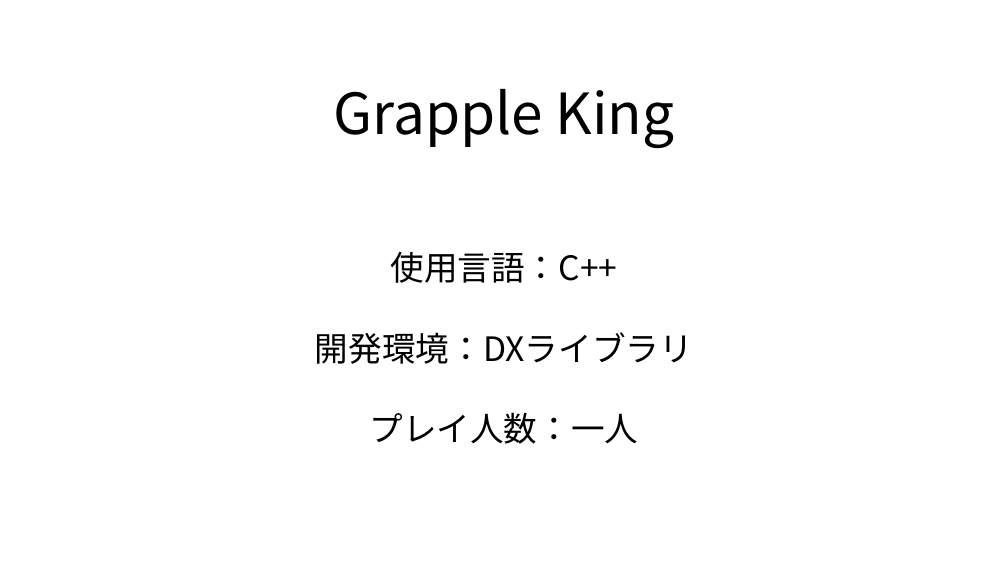
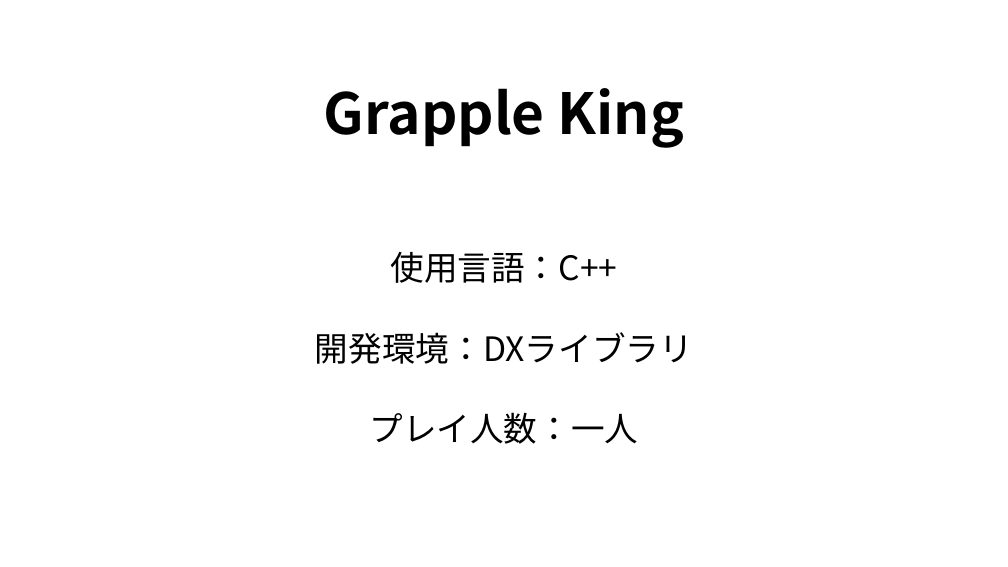
Before and after one commit to ysyudai/GrappleKing, a slide deck: slide 1 of 企画書_GrappleKing_瀬戸雄大.pptx. Drawn at 1008x567 pixels with LibreOffice and Linux fonts; fonts in the diff are those of the drawing. Boxes give left, top, right and bottom in pixels: in the first picture for what was removed or moved away, otherwise in the second. Text is boxed around its words. In the diff, an @@ line names an element or a change of style, - is before the commit and + after.

```diff
--- a/企画書_GrappleKing_瀬戸雄大.pptx
+++ b/企画書_GrappleKing_瀬戸雄大.pptx
@@ text "Grapple King" at box(324, 88, 684, 148): bold on @@
```
Also in this commit, not shown: 1 other slide changed, 1 slide added, 1 slide removed, 31 other files.
